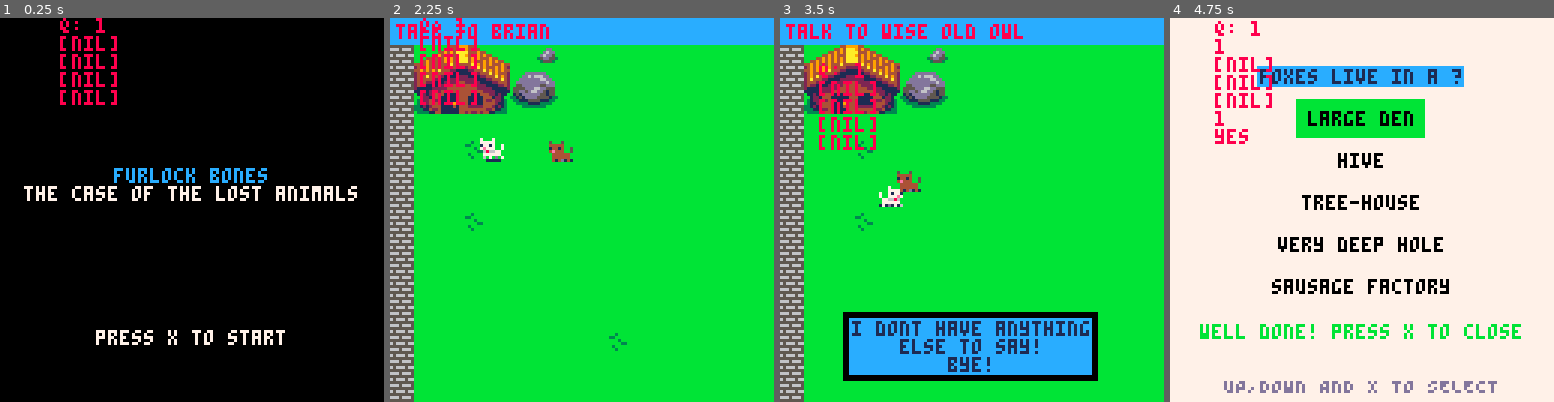
Above: before the commit, frames 1-4 (left to right).
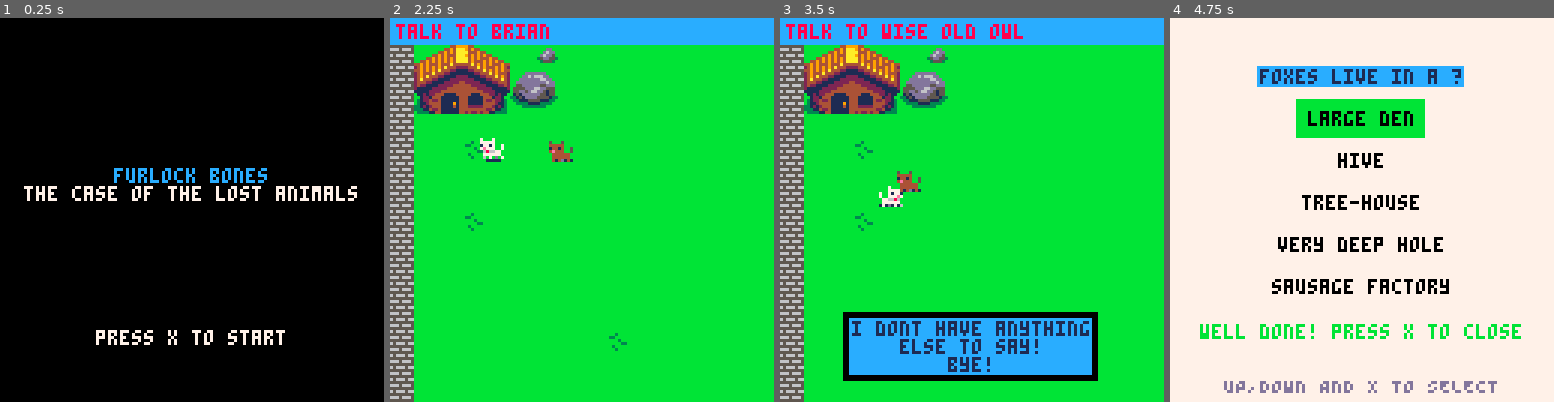
Above: after the commit, the same moments.

Repository: Mackeriah/FurlockBones-game
Game: PICO-8 cartridge furlock bones.p8
Two runs of this game, one before a commit and one after it. Both use one fixed random seed, a clock stepped at 60 frames per second and the inputs below.
Inputs:
- Up to frame 1 (0.25 s): no input
- Up to frame 2 (2.25 s): tap O (Z key) at 0.33, 0.7, 1.43, 2.22 s; tap X (X key) at 1.07, 2.07 s; hold Left from 1.97 s (still down)
- Up to frame 3 (3.5 s): release Left at 2.37 s; tap X (X key) every 0.33 s from 2.4 to 3.4 s; hold Down 2.42-2.82 s; hold Right from 2.87 s (still down); tap O (Z key) at 3.1 s
- Up to frame 4 (4.75 s): release Right at 3.53 s; hold Up 3.58-4.08 s; tap X (X key) every 0.33 s from 3.73 to 4.73 s; tap O (Z key) at 3.98 s; hold Right 4.13-4.53 s; hold Down from 4.58 s (still down)

The runs differ from the first frame. In frame 1, 1.1% of the frame differs, in the area x 15-31%, y 0-23%; in frame 2, 1.0%; in frame 3, 1.1%; in frame 4, 1.1%, in the area x 11-27%, y 0-33%.

Commit message:
wordgame - completed questions logic
good lord this took way longer than I thought, but basically because I struggled to figure out how to lookup a value from a table

Diff:
--- a/furlock bones.p8
+++ b/furlock bones.p8
@@ -30,6 +30,7 @@
 	poke(0x5f5c, 255) -- this means a held button (btnp) only registers once
 	init_objective()
 	lost_animals()
+	ooooh = 0
 end
 
 function init_music()
@@ -71,17 +72,7 @@
 	cls()
 	if activeGame == false then draw_menu() else draw_game() end
 	-- player.x-20,player.y-20,8
-	print("q: "..wordgame.selectedQuestion,player.x-20,player.y-40,8)
-	print(wordgame.answeredQuestions[1])
-	print(wordgame.answeredQuestions[2])
-	print(wordgame.answeredQuestions[3])
-	print(wordgame.answeredQuestions[4])
-	for v in all(wordgame.answeredQuestions) do
-			print(v)
-			if v == 1 then
-				print("yes")
-			end
-	end
+	--print("q: "..wordgame.selectedQuestion,player.x-20,player.y-40,8)
 	--print("question: "..wordgame.selectedQuestion)
 	--print(camera_x)
 	--print(camera_y)
@@ -268,6 +259,7 @@
 	wordgame.selectedAnswer = 1
 	wordgame.state = "questionList" --[[ questionList, chosenQuestion, completed]]
 	wordgame.displayed = false -- flag to check if displayed on screen or not
+	wordgame.completed = false
 end
 
 function wordgame_prepare_chosen_question()
@@ -324,6 +316,11 @@
 	print_centered("help furlock answer", 6, 3)
 	print_centered("the animal facts", 12, 3)
 	print_centered("UP,DOWN AND X TO SELECT", 120, 13)
+
+	if wordgame.completed == true then
+		print_centered("COMPLETED!!!!!", 100, 13)
+	end
+
 	wordgame.allQuestions = ({"foxes live in a ?", "foxes likes to eat ?", "fox babies are called ?", "foxes are covered in ?"})
 
 	-- change state when player picks a question to answer
@@ -379,19 +376,36 @@
 		end
 	end
 
-	-- let user pick a question
+	-- let user pick a question and mark as answered
 	if (btnp(❎)) then
-
-
-
-		add (wordgame.answeredQuestions, wordgame.selectedQuestion)
-		-- for v in all(wordgame.answeredQuestions) do
-		-- 	print(v)
-		-- end
-
-		wordgame.state = "chosenQuestion"
-	end
-end
+		if wordgame.selectedQuestion == 1 and wordgame.q1 != "complete" then
+			add(wordgame.answeredQuestions, wordgame.selectedQuestion)
+			wordgame.q1 = "complete"
+		end
+		if wordgame.selectedQuestion == 2 and wordgame.q2 != "complete" then
+			add(wordgame.answeredQuestions, wordgame.selectedQuestion)
+			wordgame.q2 = "complete"
+		end
+		if wordgame.selectedQuestion == 3 and wordgame.q3 != "complete" then
+			add(wordgame.answeredQuestions, wordgame.selectedQuestion)
+			wordgame.q3 = "complete"
+		end
+		if wordgame.selectedQuestion == 4 and wordgame.q4 != "complete" then
+			add(wordgame.answeredQuestions, wordgame.selectedQuestion)
+			wordgame.q4 = "complete"
+		end
+		wordgame.state = "chosenQuestion" -- display question
+	end
+
+	if (wordgame.q1 == "complete")
+		and (wordgame.q2 == "complete")
+		and (wordgame.q3 == "complete")
+		and (wordgame.q4 == "complete") then
+			wordgame.completed = true
+	end
+end
+
+
 
 function wordgame_draw_chosen_question_and_answers()
  -- ** QUESTION LOGIC**
@@ -501,23 +515,6 @@
 			correct = true
 		else correct = false end
 	end
-
-	--[[ logic to auto-select correct question if already done
-
-		ALTERNATIVE IDEA
-		player MUST pick correct answer before they can return to question list, so maybe instead
-		i can always shown green tick thing or highlight question in green after a question is viewed
-		because I know therefore it'll have been answered. but then IF the player views that question again
-		they just have to repick the correct answer
-
-		use an array for question 1-4 question[1] etc so for loop would be question[i]
-		this is so i know which question has been chosen
-		I think I can get this from wordgame.selectedQuestion sort of
-		then in that new array I can set each question to be true if answered correctly or not
-		if a question is already marked true then somehow :) set to green highlight thingy
-		glhf lol wp
-	]]
-
 end
 
 
